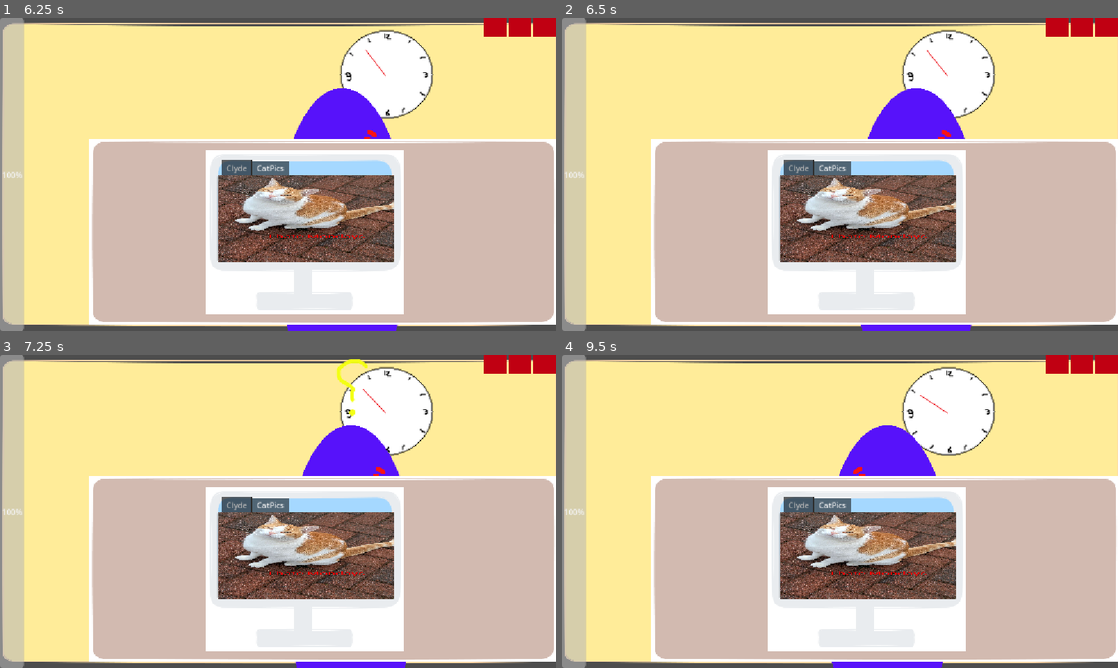
Above: before the commit, frames 1-4 (two rows, left to right).
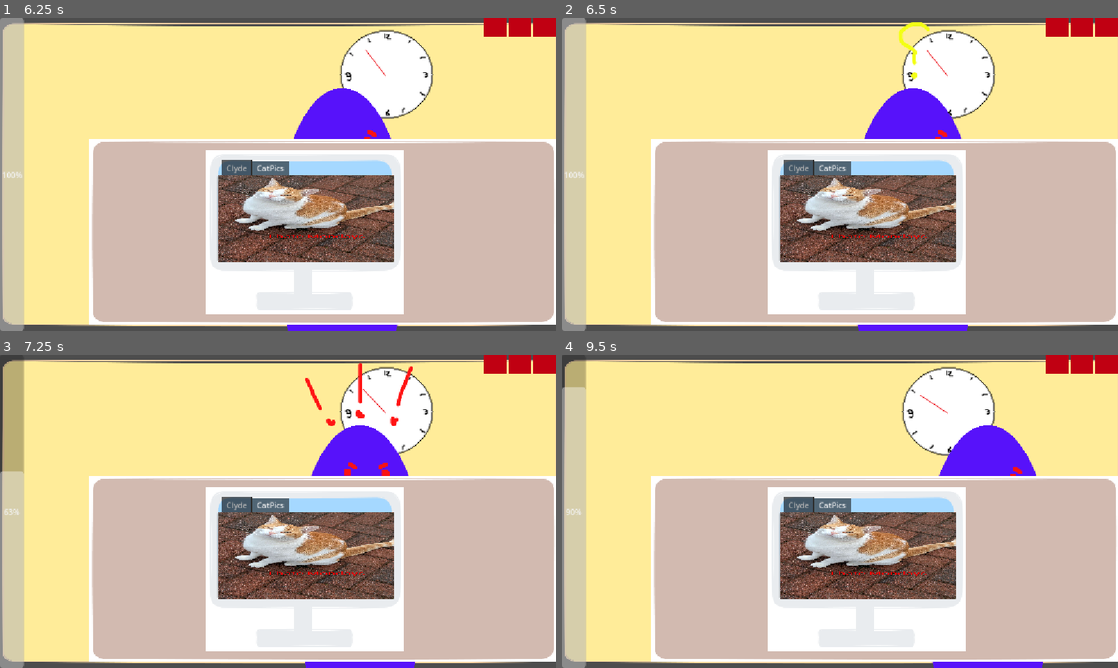
Above: after the commit, the same moments.

Repository: natleahh/gmtk-jam-2026
Game: Godot game, scene res://prototypes/ADHDHell/main.tscn
Same seed, same stepped clock (60 frames per second), same inputs: the game is played once before the commit and once after it. The project has no main scene, so this scene is started directly.
Inputs (mouse positions are in pixels of both pictures, inside the frame that each line leads up to):
- Up to frame 1 (6.25 s): move the mouse to (400, 158) at 0.52 s; move the mouse to (166, 190) at 1.27 s; move the mouse to (333, 105) at 2.02 s; move the mouse to (250, 237) at 2.77 s; move the mouse to (444, 221) at 3.52 s; move the mouse to (111, 127) at 4.27 s; move the mouse to (305, 174) at 5.02 s; move the mouse to (194, 96) at 5.77 s
- Up to frame 2 (6.5 s): no input
- Up to frame 3 (7.25 s): move the mouse to (400, 495) at 6.52 s
- Up to frame 4 (9.5 s): move the mouse to (728, 527) at 7.27 s; move the mouse to (895, 442) at 8.02 s; move the mouse to (812, 574) at 8.77 s

Frame 1 is identical in both runs. In frame 2, 0.5% of the frame differs, in the area x 53-74%, y 1-100%; in frame 3, 3.0%; in frame 4, 5.2%, in the area x 0-87%, y 0-100%.

Commit message:
Add timers for boss to fix the boss glitching bug

Diff:
--- a/prototypes/ADHDHell/boss.gd
+++ b/prototypes/ADHDHell/boss.gd
@@ -5,6 +5,8 @@
 @export var patrol_follow: PathFollow2D
 @export var boss_patrolling_sprite: AnimatedSprite2D
 @export var patrol_timer: Timer
+@export var sus_timer: Timer
+@export var check_complete_timer: Timer
 
 var velocity: float
 var current_state = BossState.PATROL
@@ -13,10 +15,9 @@
 
 func _ready() -> void:
 	velocity = initial_velocity
+	current_state = BossState.PATROL
 	set_random_wait_time()
 
-	#for i in 100:
-		#print(randfn(5, 2.0) + 1)
 
 func _process(delta: float) -> void:
 	match current_state:
@@ -31,33 +32,23 @@
 
 			# Sprite Logic
 			boss_patrolling_sprite.flip_h = velocity > 0
-		BossState.SUS:
-			velocity = 0
-			switch_animation("sus")
 		BossState.CHECKING:
-			# TODO: Check if player is behaving
 			if BehaviourTrackerSystem._good_behaviour:
+				current_state = BossState.SATISFIED
+				switch_animation("satisfied")
 
-				current_state = BossState.SATISFIED
 			else:
 				current_state = BossState.PISSED
 				BehaviourTrackerSystem.bad_behaviour_occured.emit()
-		BossState.PISSED:
-			switch_animation("pissed")
-		BossState.SATISFIED:
-			switch_animation("satisfied")
+				switch_animation("pissed")
+
 
 func _on_timer_timeout() -> void:
 	print("Setting sus")
 	current_state = BossState.SUS
-
-func _on_boss_patrolling_sprite_animation_finished() -> void:
-	if boss_patrolling_sprite.animation == "sus":
-		current_state = BossState.CHECKING
-	if boss_patrolling_sprite.animation == "pissed" || boss_patrolling_sprite.animation == "satisfied":
-		current_state = BossState.PATROL
-		velocity = initial_velocity * (1 if randi_range(0, 1) == 1 else -1)
-		set_random_wait_time()
+	switch_animation("sus")
+	velocity = 0
+	sus_timer.start()
 
 func set_random_wait_time() -> void:
 	patrol_timer.start(randfn(5, 2) + 0.5)
@@ -65,3 +56,14 @@
 func switch_animation(animation_name: String) -> void:
 	if boss_patrolling_sprite.animation != animation_name:
 		boss_patrolling_sprite.play(animation_name)
+
+
+func _on_sus_timer_timeout() -> void:
+	current_state = BossState.CHECKING
+	check_complete_timer.start()
+
+
+func _on_check_complete_timer_timeout() -> void:
+	current_state = BossState.PATROL
+	velocity = initial_velocity * (1 if randi_range(0, 1) == 1 else -1)
+	set_random_wait_time()
--- a/prototypes/ADHDHell/boss/boss.tscn
+++ b/prototypes/ADHDHell/boss/boss.tscn
@@ -60,12 +60,14 @@
 "speed": 1.0
 }]
 
-[node name="Boss" type="Node2D" unique_id=856368287 node_paths=PackedStringArray("patrol_follow", "boss_patrolling_sprite", "patrol_timer")]
+[node name="Boss" type="Node2D" unique_id=856368287 node_paths=PackedStringArray("patrol_follow", "boss_patrolling_sprite", "patrol_timer", "sus_timer", "check_complete_timer")]
 script = ExtResource("1_6n03a")
 initial_velocity = 0.10000000000000007
 patrol_follow = NodePath("PatrolPath/PatrolFollow")
 boss_patrolling_sprite = NodePath("PatrolPath/PatrolFollow/BossPatrollingSprite")
 patrol_timer = NodePath("PatrolTimer")
+sus_timer = NodePath("SusTimer")
+check_complete_timer = NodePath("CheckCompleteTimer")
 
 [node name="PatrolPath" type="Path2D" parent="." unique_id=1519328243]
 curve = SubResource("Curve2D_w2pej")
@@ -80,5 +82,14 @@
 [node name="PatrolTimer" type="Timer" parent="." unique_id=805256266]
 wait_time = 2.0
 
+[node name="SusTimer" type="Timer" parent="." unique_id=1253967824]
+wait_time = 0.5
+one_shot = true
+
+[node name="CheckCompleteTimer" type="Timer" parent="." unique_id=652207749]
+one_shot = true
+
 [connection signal="animation_finished" from="PatrolPath/PatrolFollow/BossPatrollingSprite" to="." method="_on_boss_patrolling_sprite_animation_finished"]
 [connection signal="timeout" from="PatrolTimer" to="." method="_on_timer_timeout"]
+[connection signal="timeout" from="SusTimer" to="." method="_on_sus_timer_timeout"]
+[connection signal="timeout" from="CheckCompleteTimer" to="." method="_on_check_complete_timer_timeout"]
--- a/prototypes/ADHDHell/dopamine_system.gd
+++ b/prototypes/ADHDHell/dopamine_system.gd
@@ -4,7 +4,7 @@
 @export var dopamine_healing: float = 0.2
 var level: float = 100
 
-@export var bad_behaviour_penalty: float = 20
+@export var bad_behaviour_penalty: float = 40
 
 signal level_updated
 signal level_depleted
--- a/prototypes/ADHDHell/main.tscn
+++ b/prototypes/ADHDHell/main.tscn
@@ -139,6 +139,7 @@
 text = "DEADLINE ALERT"
 horizontal_alignment = 1
 vertical_alignment = 1
+autowrap_mode = 3
 
 [node name="DeadlineSound" type="AudioStreamPlayer" parent="HUD/GameOverScreen/RestartControl/Deadline Alert" unique_id=1627249281]
 stream = ExtResource("11_w1o0w")
Not shown: 1 places in prototypes/ADHDHell/main.tscn that only renumber resources
